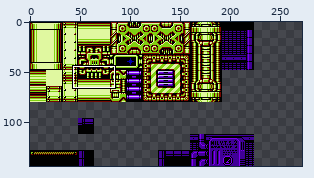
Sprite sheet: background/images/tstPunkF5.png. Above, an overview of the earlier version with the close-up marked.
Close-up. Before:
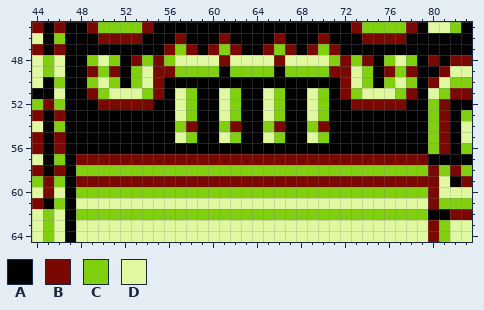
The file is 224x144 pixels. Shown: x 44..83, y 45..64. The old version is drawn lined up with the new one, on the new canvas. The commit also changed other parts of the picture, which this record leaves out.
Palette (. is transparent): A #000000  B #780800  C #80d010  D #e0f8a0
Pixels before, first column x 44:
45 BABAABCCCCBAAAAAAAAAAAAAAAAAABCCCCBADDCA
46 DACAAABBBBAAABAAABAAAABAAABAAABBBBAAAAAA
47 BABAAAAAAAAABCBABCBAABCBABCBAAAAAAAAAAAA
48 DCDAACDCABCBCDDDDBDDDDBDDDDCBCBACDCABABB
49 DCDAABCBACDBBCCCCACCCCACCCCBBDCABCBAABDD
50 DACAACDCACDBAAAAAAAAAAAAAAAABDCACDCABDCC
51 AADAABCDDDCBADCAADCAADCAADCABCDDDCBADCBB
52 CBCAAABBBBBAADCAADCAADCAADCAABBBBBAACBAA
53 BABAAAAAAAAAADCAADCAADCAADCAAAAAAAAACBAC
54 DACAAAAAAAAAACBAACBAACBAACBAAAAAAAAACBAD
55 BABAAAAAAAAAADCAADCAADCAADCAAAAAAAAACBAD
56 BABAAAAAAAAAAAAAAAAAAAAAAAAAAAAAAAAACBAC
57 DACABBBBBBBBBBBBBBBBBBBBBBBBBBBBBBBBAAAA
58 BABACCCCCCCCCCCCCCCCCCCCCCCCCCCCCCCCBCBC
59 CBCABBBBBBBBBBBBBBBBBBBBBBBBBBBBBBBBBDAB
60 DBDACCCCCCCCCCCCCCCCCCCCCCCCCCCCCCCCBDDD
61 BACADDDDDDDDDDDDDDDDDDDDDDDDDDDDDDDDBCCC
62 DCDACCCCCCCCCCCCCCCCCCCCCCCCCCCCCCCCAABB
63 DCDADDDDDDDDDDDDDDDDDDDDDDDDDDDDDDDDBCDD
64 DCDADDDDDDDDDDDDDDDDDDDDDDDDDDDDDDDDBCDD
Now the later version:
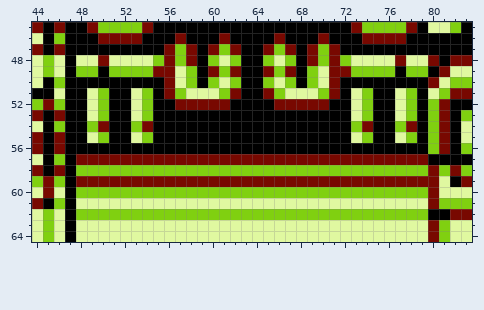
Edits made:
canvas 224x144 -> 272x144
Colour B becomes colour A in rows 50 to 51 at x 55 and 72; in row 52 at x 51 to 52 and 75 to 76; in row 54 at x 58, 62, 66 and 70.
Colour C becomes colour A in row 49 at x 50, 59, 63 to 64, 68 and 77; in row 50 at x 49, 51, 53, 74, 76 and 78; in row 52 at x 62; in row 53 at x 58, 62, 66 and 70; in row 54 at x 57, 61, 65 and 69; in row 55 at x 58, 62, 66 and 70.
Colour D becomes colour A in row 48 at x 59, 63 to 64 and 68; in row 50 at x 50, 54, 73 and 77; in row 51 at x 51 to 52 and 75 to 76; in row 52 at x 65; in row 53 at x 57, 61, 65 and 69; in row 55 at x 57, 61, 65 and 69.
Colour A becomes colour B in rows 50 to 51 at x 56 and 71; in row 52 at x 59 to 60 and 67 to 68; in row 54 at x 50, 54, 74 and 78.
Colour C becomes colour B in row 48 at x 56 and 71; in row 49 at x 60, 62, 65 and 67; in row 51 at x 62; in row 52 at x 58, 66 and 70.
Colour D becomes colour B in row 48 at x 50, 58, 69 and 77; in row 51 at x 65; in row 52 at x 57, 61 and 69.
Colour A becomes colour C in row 49 at x 48, 52, 61, 66, 75 and 79; in row 50 at x 58, 60, 62, 65, 67 and 69; in row 52 at x 78; in row 53 at x 50, 54, 74 and 78; in row 54 at x 49, 53, 73 and 77; in row 55 at x 50, 54, 74 and 78.
Colour B becomes colour C in row 48 at x 55 and 72; in row 49 at x 49, 51, 76 and 78; in row 51 at x 78; in row 52 at x 50, 54 and 74.
Colour D becomes colour C in row 48 at x 57, 60, 62, 65, 67 and 70; in row 49 at x 54 and 73; in row 51 at x 57, 61 and 74.
Colour A becomes colour D in row 48 at x 48, 52, 75 and 79; in row 50 at x 57, 61, 66 and 70; in row 51 at x 59 to 60 and 67 to 68; in row 52 at x 49; in row 53 at x 49, 53, 73 and 77; in row 55 at x 49, 53, 73 and 77.
Colour B becomes colour D in row 48 at x 53, 61, 66 and 74; in row 51 at x 49; in row 52 at x 53, 73 and 77.
Colour C becomes colour D in row 48 at x 49, 51, 54, 73, 76 and 78; in row 49 at x 57 and 70; in row 51 at x 58, 73 and 77.
